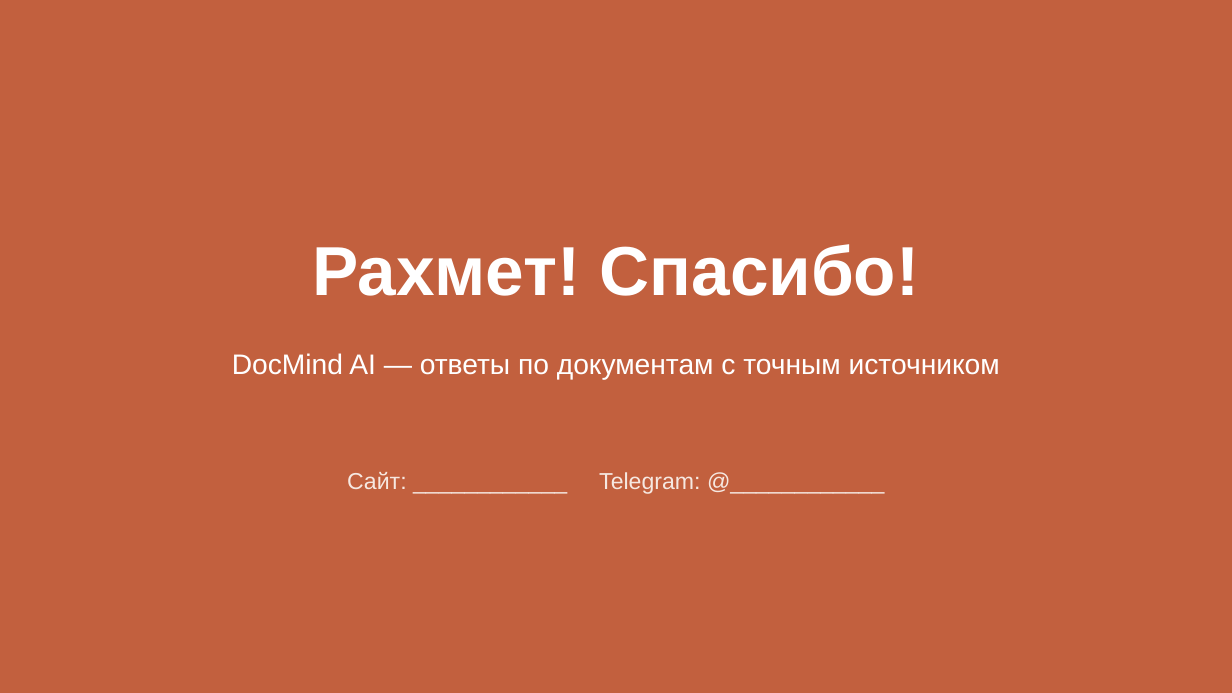
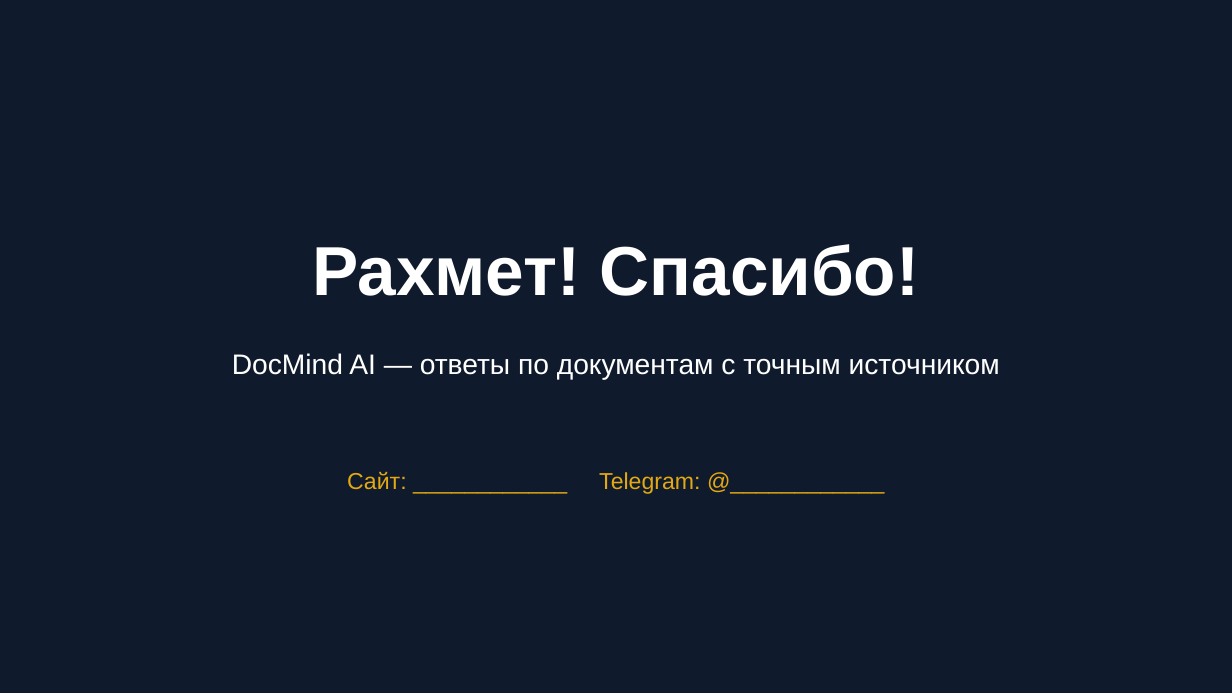
Before and after one commit to adiletpn/ChatBotAI, a slide deck: slide 13 of docs/DocMind_AI_Presentation.pptx. Drawn at 1232x693 pixels with LibreOffice and Linux fonts; fonts in the diff are those of the drawing. Boxes give left, top, right and bottom in pixels: in the first picture for what was removed or moved away, otherwise in the second. Text is boxed around its words. In the diff, an @@ line names an element or a change of style, - is before the commit and + after.

```diff
--- a/docs/DocMind_AI_Presentation.pptx
+++ b/docs/DocMind_AI_Presentation.pptx
@@ rectangle at bbox=[0, 0, 1232, 693]: fill #C2603E to #0F1B2D @@
@@ text "Сайт: ____________ Telegram: @____________" at bbox=[347, 472, 700, 494]: text colour #F6E8E1 to #E3A813 @@
```
Also in this commit, not shown: 12 other slides changed.
